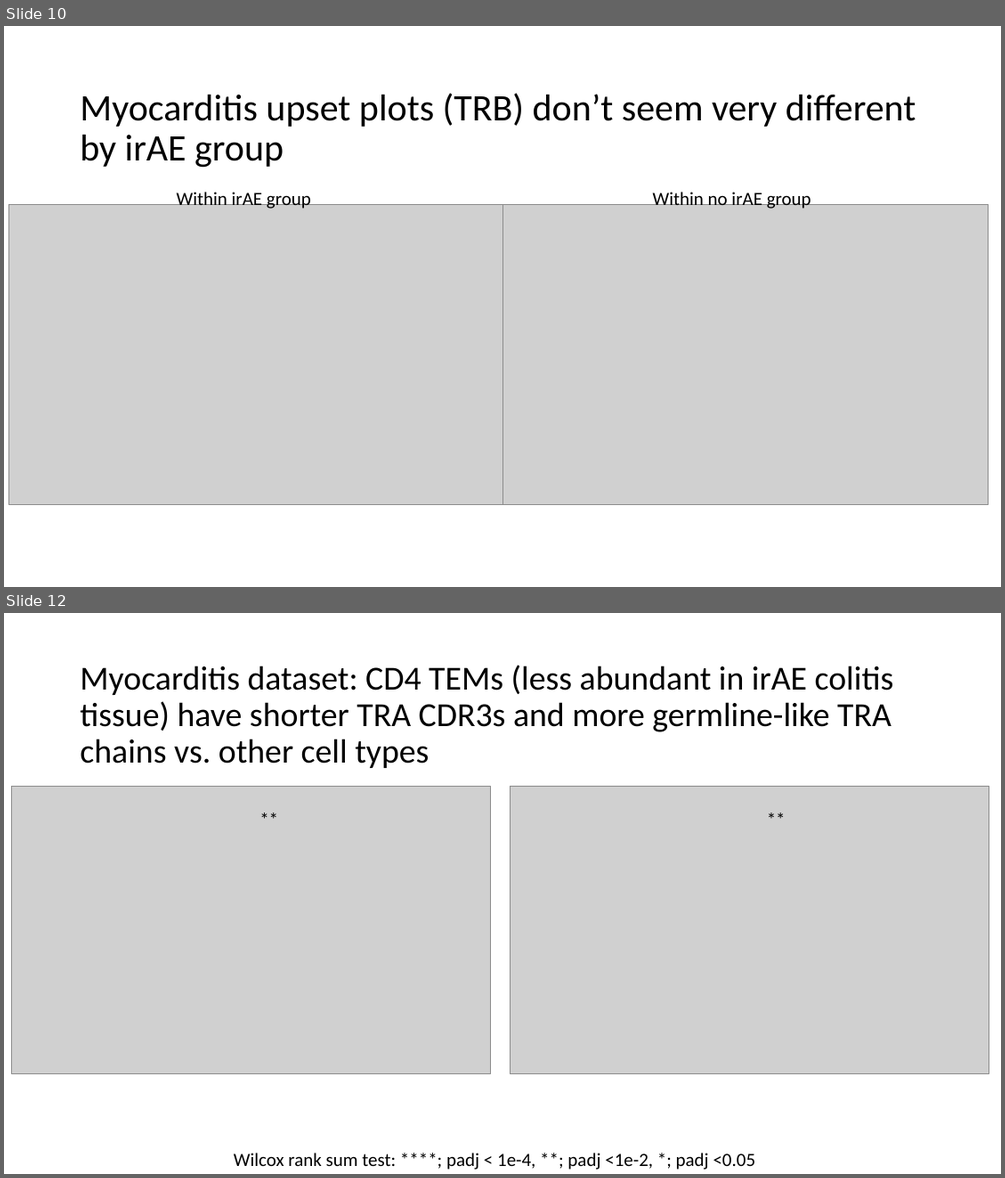
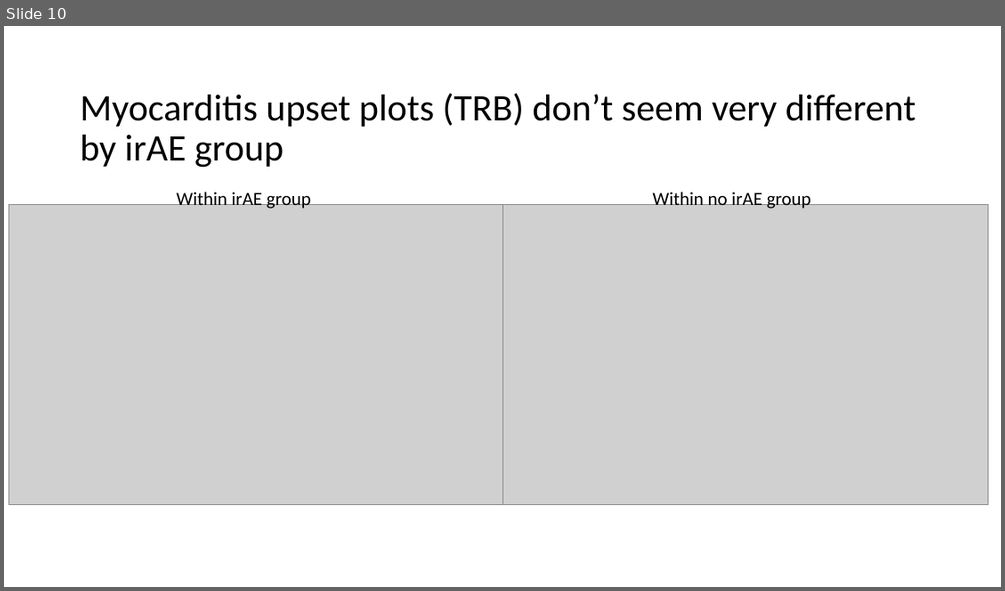
Before and after one commit to tybottorff/bottorffdocs, a slide deck: linsley_postdoc/presentations/weekly_meetings/1_25_24.pptx. Shown one above the other, each under a label of ours: slides 10 and 12 before the commit, slide 10 after it; the slides between them are not shown. The pictures are 1005x1178 and 1005x591 pixels, drawn with LibreOffice and Linux fonts; fonts in the diff are those of the drawing; grey boxes stand for pictures. Boxes give left, top, right and bottom in pixels: in the first picture for what was removed or moved away, otherwise in the second. Text is boxed around its words. In the diff, an @@ line names an element or a change of style, - is before the commit and + after.

```diff
--- a/linsley_postdoc/presentations/weekly_meetings/1_25_24.pptx
+++ b/linsley_postdoc/presentations/weekly_meetings/1_25_24.pptx
@@ slide 12 removed at (4,613,1001,1174), background #FFFFFF @@
@@ title removed at (80,665,894,768) @@
-Myocarditis dataset: CD4 TEMs (less abundant in irAE colitis tissue) have shorter TRA CDR3s and more germline-like TRA chains vs. other cell types
@@ picture removed at (11,787,491,1074) @@
@@ picture removed at (510,786,989,1074) @@
@@ text removed at (252,803,286,834) @@
-**
@@ text removed at (760,803,793,834) @@
-**
@@ text removed at (234,1152,756,1169) @@
-Wilcox rank sum test: ****; padj < 1e-4, **; padj <1e-2, *; padj <0.05
```
Also in this commit, not shown: 1 slide changed.
